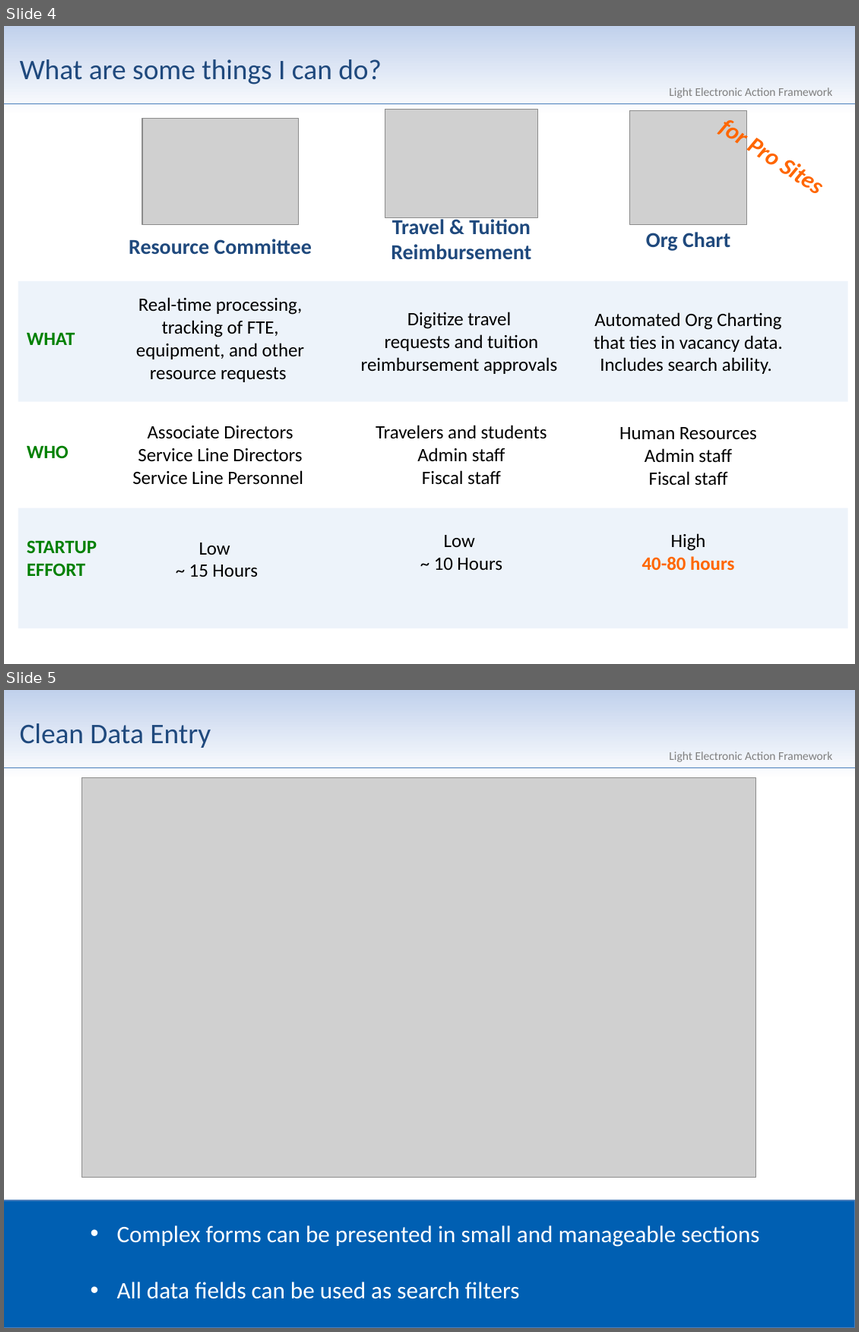
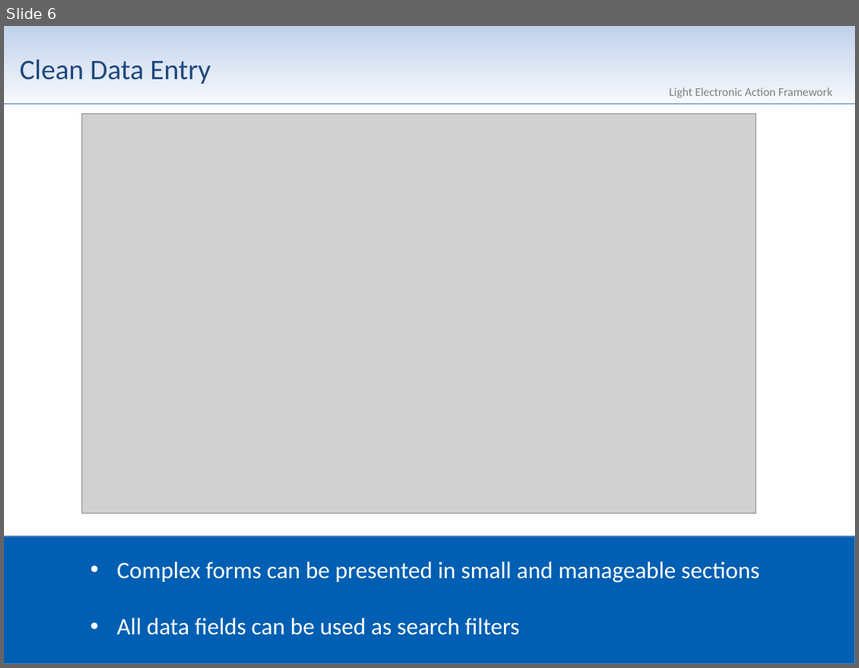
Before and after one commit to department-of-veterans-affairs/LEAF, a slide deck: Documentation/LEAF_Product_Overview.pptx. Shown one above the other, each under a label of ours: slides 4 and 5 before the commit, slide 6 after it. The pictures are 859x1332 and 859x668 pixels, drawn with LibreOffice and Linux fonts; fonts in the diff are those of the drawing; grey boxes stand for pictures; background and template pictures are left out. Boxes give left, top, right and bottom in pixels: in the first picture for what was removed or moved away, otherwise in the second. Text is boxed around its words. In the diff, an @@ line names an element or a change of style, - is before the commit and + after.

```diff
--- a/Documentation/LEAF_Product_Overview.pptx
+++ b/Documentation/LEAF_Product_Overview.pptx
@@ slide 4 removed at (4, 26, 855, 664), background gradient #9AB5E4 to #C2D1ED to #FFFFFF; not listed: 2 template elements that a slide beside it also shows @@
@@ title removed at (20, 59, 382, 85) @@
-What are some things I can do?
@@ picture removed at (386, 110, 538, 218) @@
@@ picture removed at (629, 110, 747, 224) @@
@@ picture removed at (142, 118, 297, 224) @@
@@ text removed at (718, 120, 775, 167) @@
-for Pro Sites
@@ text removed at (391, 217, 531, 260) @@
-Travel & Tuition Reimbursement
@@ text removed at (129, 239, 311, 255) @@
-Resource Committee
@@ text removed at (646, 232, 731, 251) @@
-Org Chart
@@ rectangle removed at (18, 281, 848, 402) @@
@@ text removed at (136, 297, 304, 382) @@
-Real-time processing, tracking of FTE, equipment, and other resource requests
@@ text removed at (361, 312, 557, 374) @@
-Digitize travel
-requests and tuition reimbursement approvals
@@ text removed at (594, 313, 783, 374) @@
-Automated Org Charting that ties in vacancy data. Includes search ability.
@@ text removed at (27, 333, 75, 345) @@
-WHAT
@@ text removed at (132, 426, 303, 485) @@
-Associate Directors
-Service Line Directors
-Service Line Personnel
@@ text removed at (376, 425, 547, 485) @@
-Travelers and students
-Admin staff
-Fiscal staff
@@ text removed at (620, 427, 757, 486) @@
-Human Resources
-Admin staff
-Fiscal staff
@@ text removed at (27, 446, 69, 458) @@
-WHO
@@ rectangle removed at (18, 509, 848, 629) @@
@@ text removed at (27, 541, 97, 576) @@
-STARTUP
-EFFORT
@@ text removed at (189, 543, 258, 578) @@
-Low
-~ 15 Hours
@@ text removed at (434, 535, 503, 571) @@
-Low
-~ 10 Hours
@@ text removed at (642, 534, 734, 571) @@
-High
-40-80 hours
@@ what was slide 5 is now slide 6 @@
```
Also in this commit, not shown: 5 slides changed, 3 slides added.
